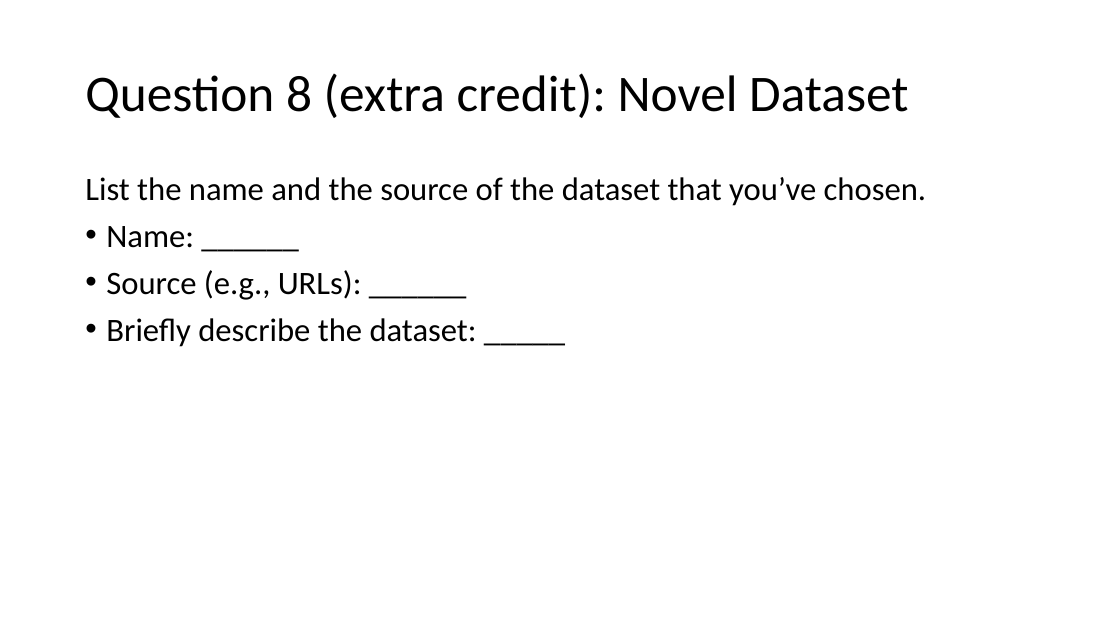
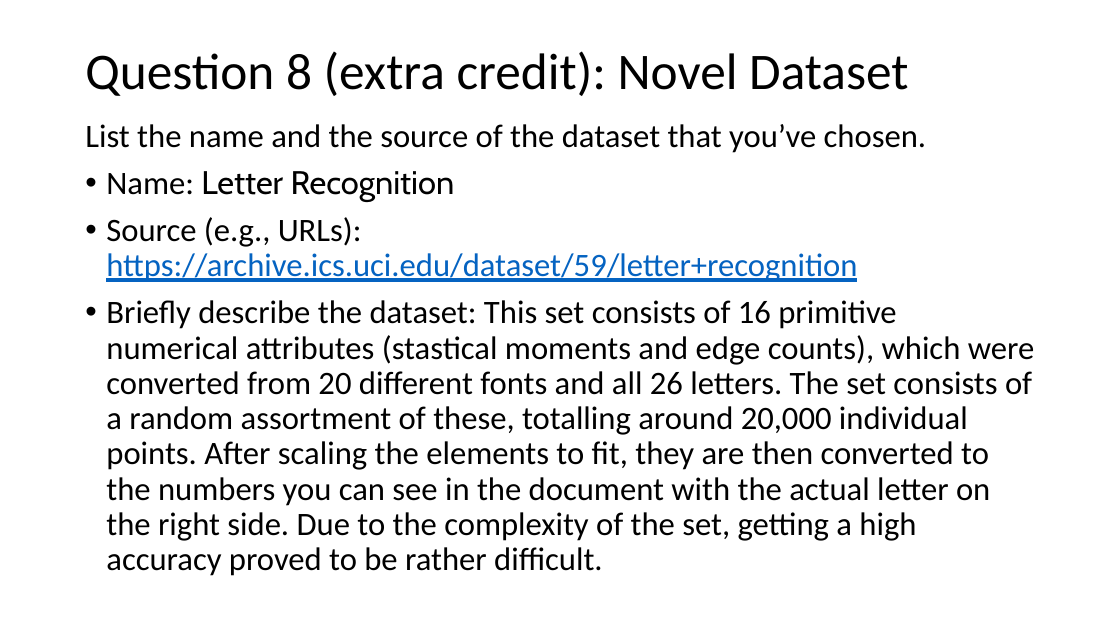
Before and after one commit to Lucas-Luwa/Artificial-Intelligence, a slide deck: slide 12 of Project 4/NeuralNet_report.pptx. Drawn at 1120x630 pixels with LibreOffice and Linux fonts; fonts in the diff are those of the drawing. Boxes give left, top, right and bottom in pixels: in the first picture for what was removed or moved away, otherwise in the second. Text is boxed around its words. In the diff, an @@ line names an element or a change of style, - is before the commit and + after.

```diff
--- a/Project 4/NeuralNet_report.pptx
+++ b/Project 4/NeuralNet_report.pptx
@@ title "Question 8 (extra credit): Novel ...": place and size @@
-title "Question 8 (extra credit): Novel ..." at (85, 73, 908, 118)
+title "Question 8 (extra credit): Novel ..." at (85, 51, 908, 96)
@@ text "List the name and the ...": place and size @@
-text "List the name and the ..." at (85, 177, 926, 347)
+text "List the name and the ..." at (85, 124, 1034, 576)
@@ text at (106, 171, 1034, 576): text changed @@
-• Name: ______
-• Source (e.g., URLs): ______
-• Briefly describe the dataset: _____
+• Name: Letter Recognition
+• Source (e.g., URLs): https://archive.ics.uci.edu/dataset/59/letter+recognition
+• Briefly describe the dataset: This set consists of 16 primitive numerical attributes (stastical moments and edge counts), which were converted from 20 different fonts and all 26 letters. The set consists of a random assortment of these, totalling around 20,000 individual points. After scaling the elements to fit, they are then converted to the numbers you can see in the document with the actual letter on the right side. Due to the complexity of the set, getting a high accuracy proved to be rather difficult.
```
Also in this commit, not shown: 4 other slides changed, 36 other files.
